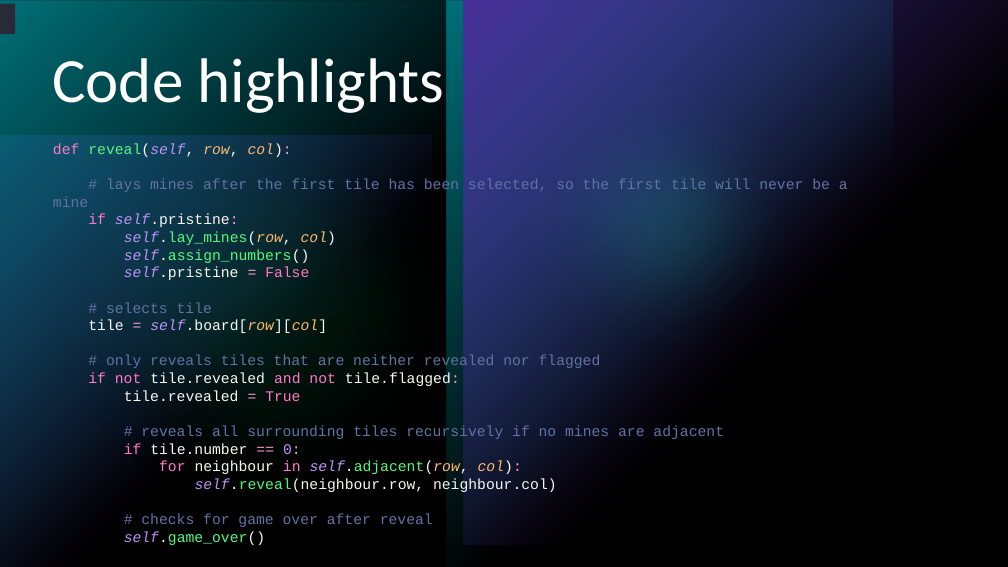
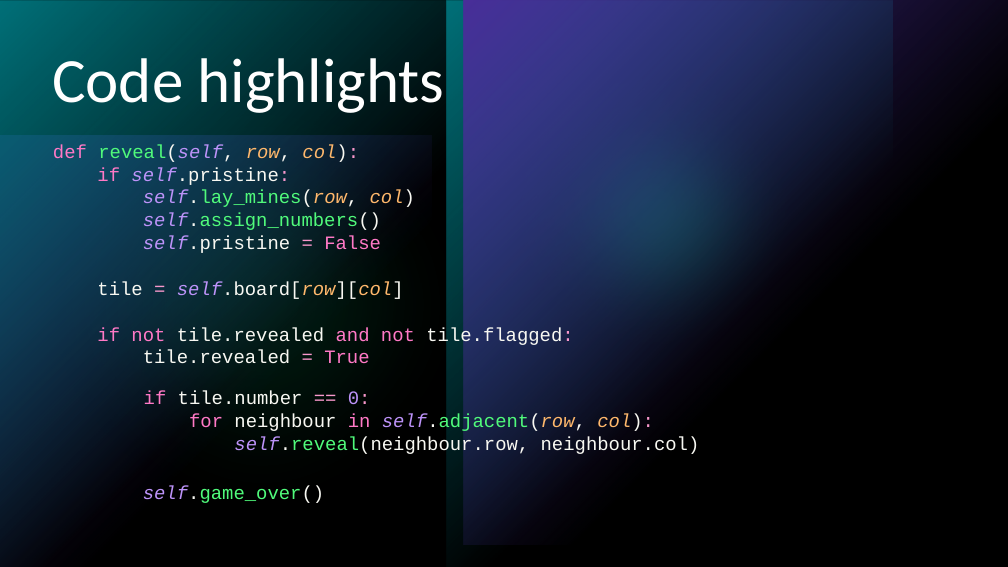
Before and after one commit to ashkakrist/Minesweeper, a slide deck: slide 4 of presentation/presentation_group_4.pptx. Drawn at 1008x567 pixels with LibreOffice and Linux fonts; fonts in the diff are those of the drawing. Boxes give left, top, right and bottom in pixels: in the first picture for what was removed or moved away, otherwise in the second. Text is boxed around its words. In the diff, an @@ line names an element or a change of style, - is before the commit and + after.

```diff
--- a/presentation/presentation_group_4.pptx
+++ b/presentation/presentation_group_4.pptx
@@ rectangle removed at (0,4,15,34) @@
@@ text at (53,145,359,162): text changed; size 14 to 18 pt; text colour #6272A4 to #50FA7B @@
-def reveal(self, row, col):
-# lays mines after the first tile has been selected, so the first tile will never be a mine
-if self.pristine:
-self.lay_mines(row, col)
-self.assign_numbers()
-self.pristine = False
-# selects tile
-tile = self.board[row][col]
-# only reveals tiles that are neither revealed nor flagged
-if not tile.revealed and not tile.flagged:
-tile.revealed = True
-# reveals all surrounding tiles recursively if no mines are adjacent
-if tile.number == 0:
-for neighbour in self.adjacent(row, col):
-self.reveal(neighbour.row, neighbour.col)
-# checks for game over after reveal
-self.game_over()
+def reveal(self, row, col):
@@ text added at (97,167,415,253), 18 pt, text #F8F8F2 @@
+if self.pristine:
+self.lay_mines(row, col)
+self.assign_numbers()
+self.pristine = False
@@ text added at (97,282,573,364), 18 pt, text #F8F8F2 @@
+tile = self.board[row][col]
+if not tile.revealed and not tile.flagged:
+tile.revealed = True
@@ text added at (144,391,700,455), 18 pt, text #F8F8F2 @@
+if tile.number == 0:
+for neighbour in self.adjacent(row, col):
+self.reveal(neighbour.row, neighbour.col)
@@ text added at (143,486,324,503), 18 pt, text #50FA7B @@
+self.game_over()
```
Also in this commit, not shown: 3 other slides changed, 2 slides added.
